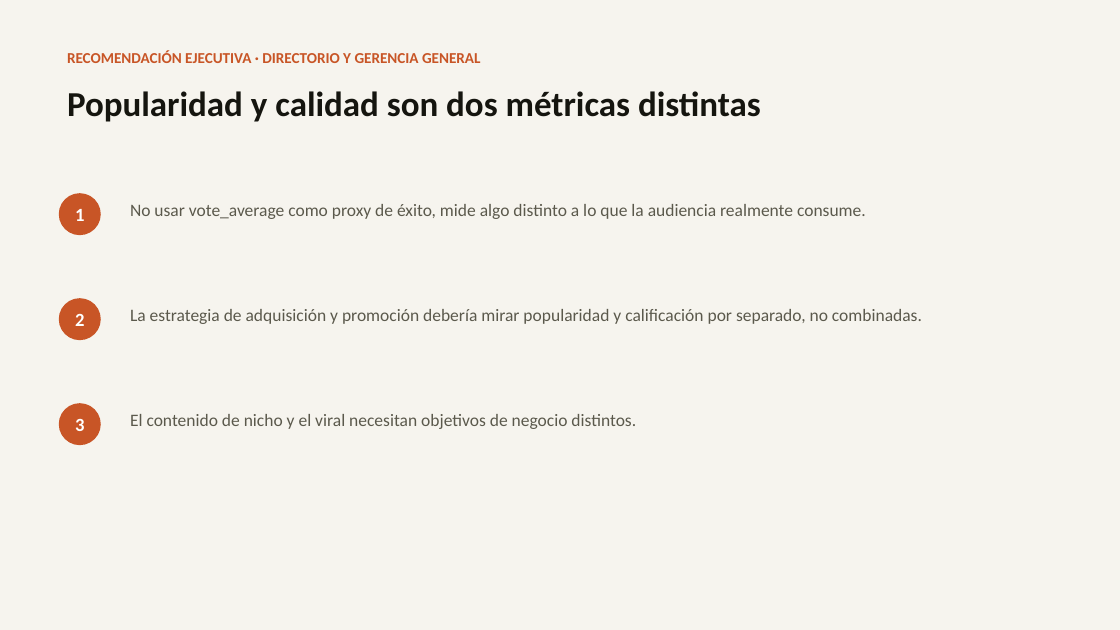
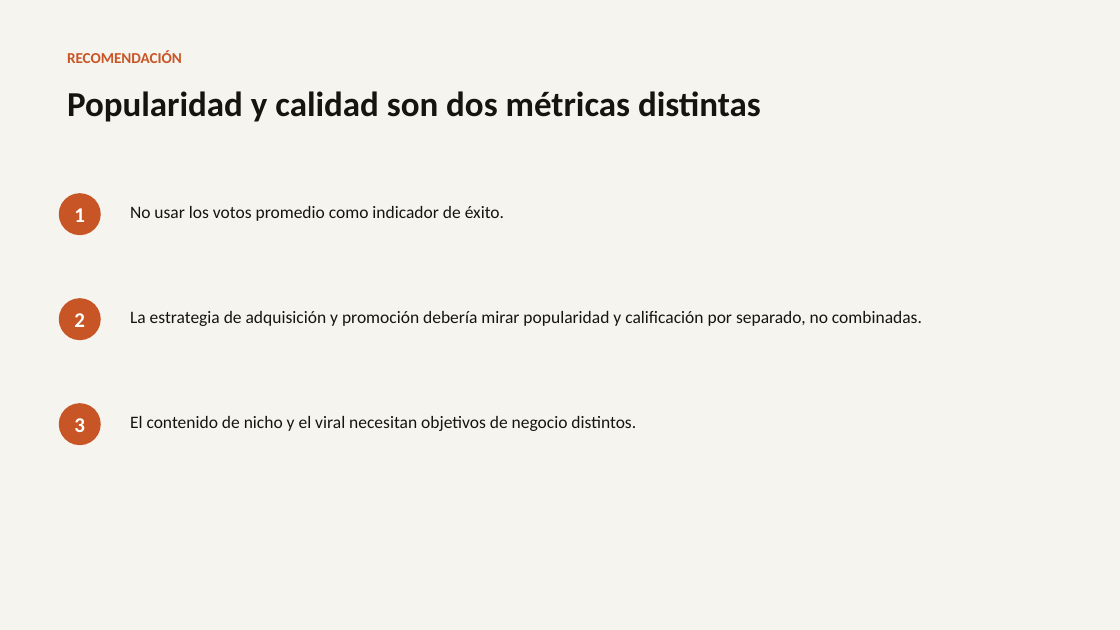
Before and after one commit to francarrascoo/StreamView_Analytics, a slide deck: slide 14 of entregables/Presentacion_EV1_StreamView_Analytics.pptx. Drawn at 1120x630 pixels with LibreOffice and Linux fonts; fonts in the diff are those of the drawing. Boxes give left, top, right and bottom in pixels: in the first picture for what was removed or moved away, otherwise in the second. Text is boxed around its words. In the diff, an @@ line names an element or a change of style, - is before the commit and + after.

```diff
--- a/entregables/Presentacion_EV1_StreamView_Analytics.pptx
+++ b/entregables/Presentacion_EV1_StreamView_Analytics.pptx
@@ text at [67, 51, 182, 63]: text changed @@
-RECOMENDACIÓN EJECUTIVA · DIRECTORIO Y GERENCIA GENERAL
+RECOMENDACIÓN
@@ text at [130, 206, 504, 221]: text changed; text colour #5B594C to #15150F @@
-No usar vote_average como proxy de éxito, mide algo distinto a lo que la audiencia realmente consume.
+No usar los votos promedio como indicador de éxito.
@@ text "La estrategia de adquisición y ..." at [130, 311, 922, 326]: text colour #5B594C to #15150F; line spacing 1.15 to 1.25 @@
@@ text "El contenido de nicho y ..." at [130, 416, 636, 431]: text colour #5B594C to #15150F; line spacing 1.15 to 1.25 @@
```
Also in this commit, not shown: 9 other slides changed, 5 slides added, 5 slides removed, 2 other files.
